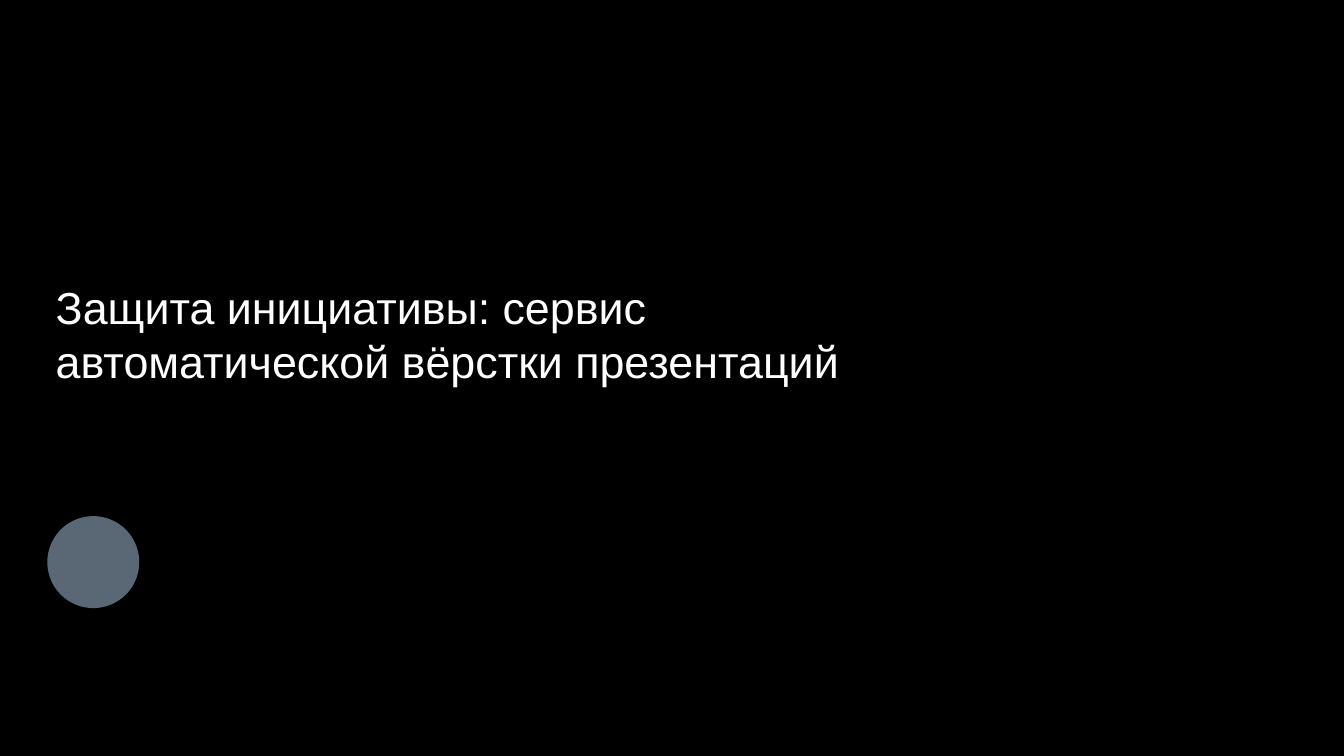
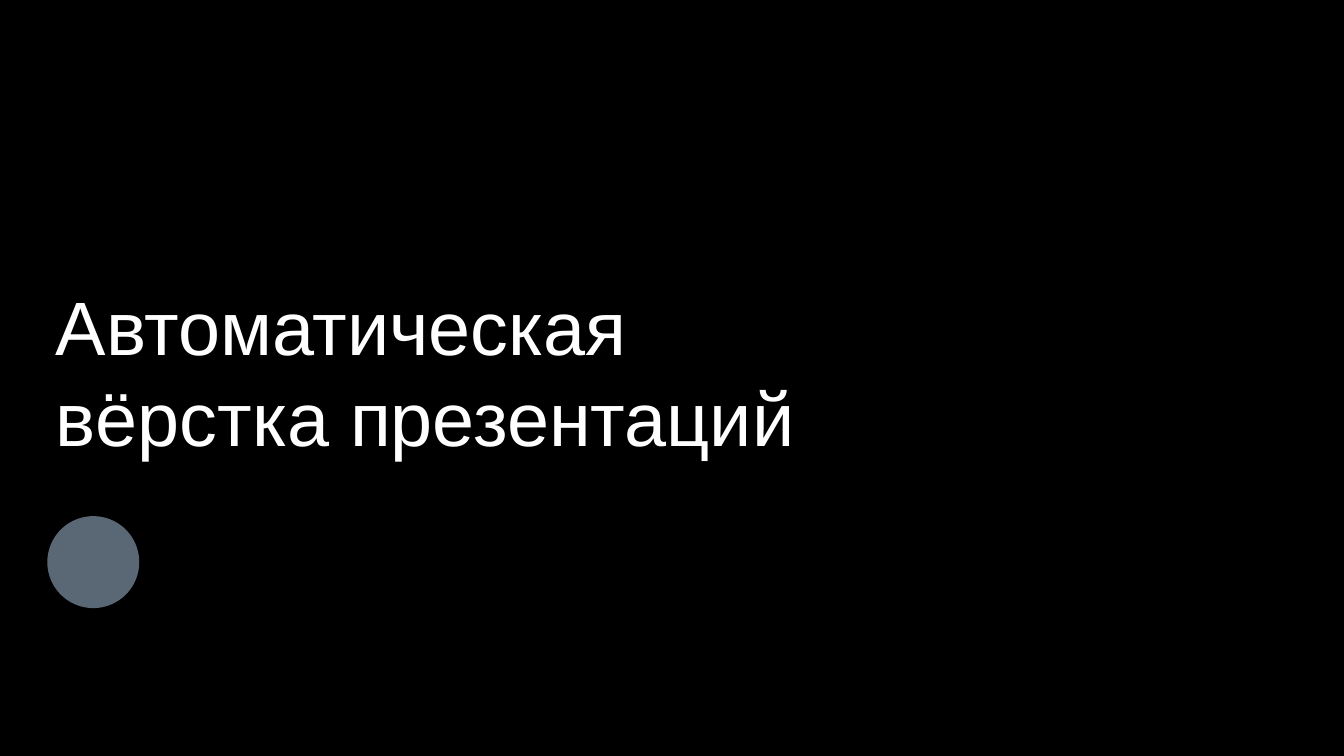
Before and after one commit to DiFoxenGit/-VKTechHackathon, a slide deck: slide 1 of samples/VK_WorkSpace_Клиентская_конференция_Шабл__classic.pptx. Drawn at 1344x756 pixels with LibreOffice and Linux fonts; fonts in the diff are those of the drawing; background and template pictures are left out. Boxes give left, top, right and bottom in pixels: in the first picture for what was removed or moved away, otherwise in the second. Text is boxed around its words. In the diff, an @@ line names an element or a change of style, - is before the commit and + after.

```diff
--- a/samples/VK_WorkSpace_Клиентская_конференция_Шабл__classic.pptx
+++ b/samples/VK_WorkSpace_Клиентская_конференция_Шабл__classic.pptx
@@ text at box(56, 303, 794, 460): text changed; size 32 to 54 pt @@
-Защита инициативы: сервис автоматической вёрстки презентаций
+Автоматическая вёрстка презентаций
```
Also in this commit, not shown: 1 other slide changed, 10 slides added, 10 slides removed, 21 other files.
